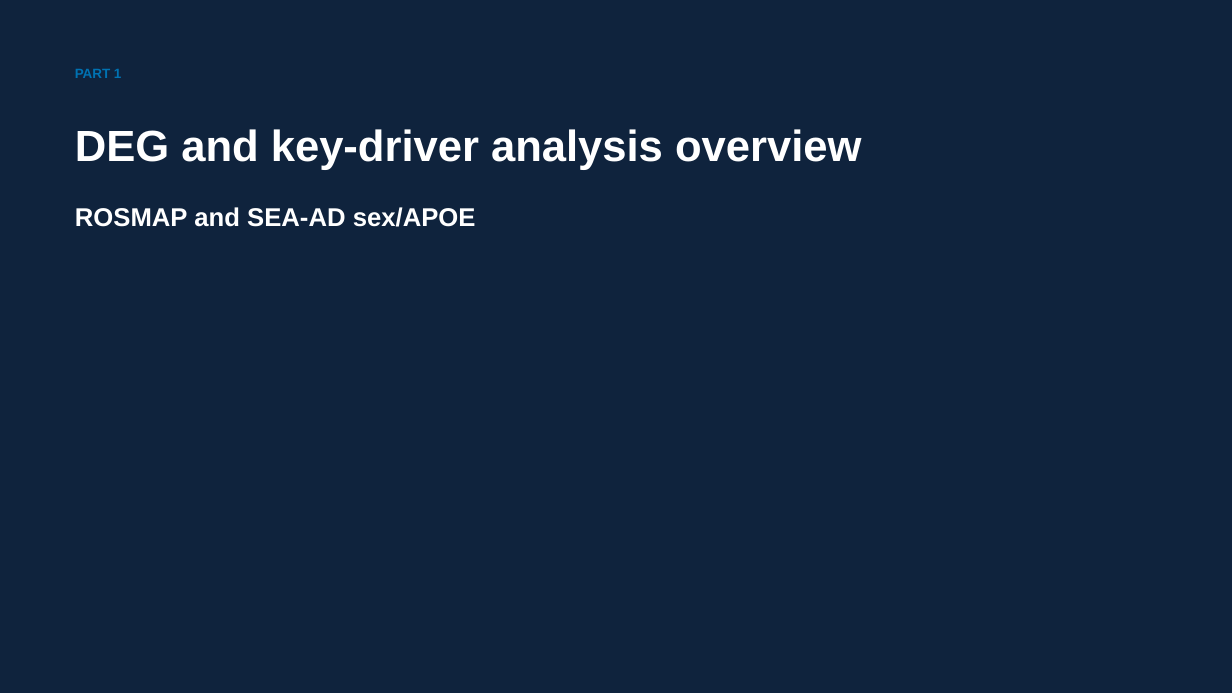
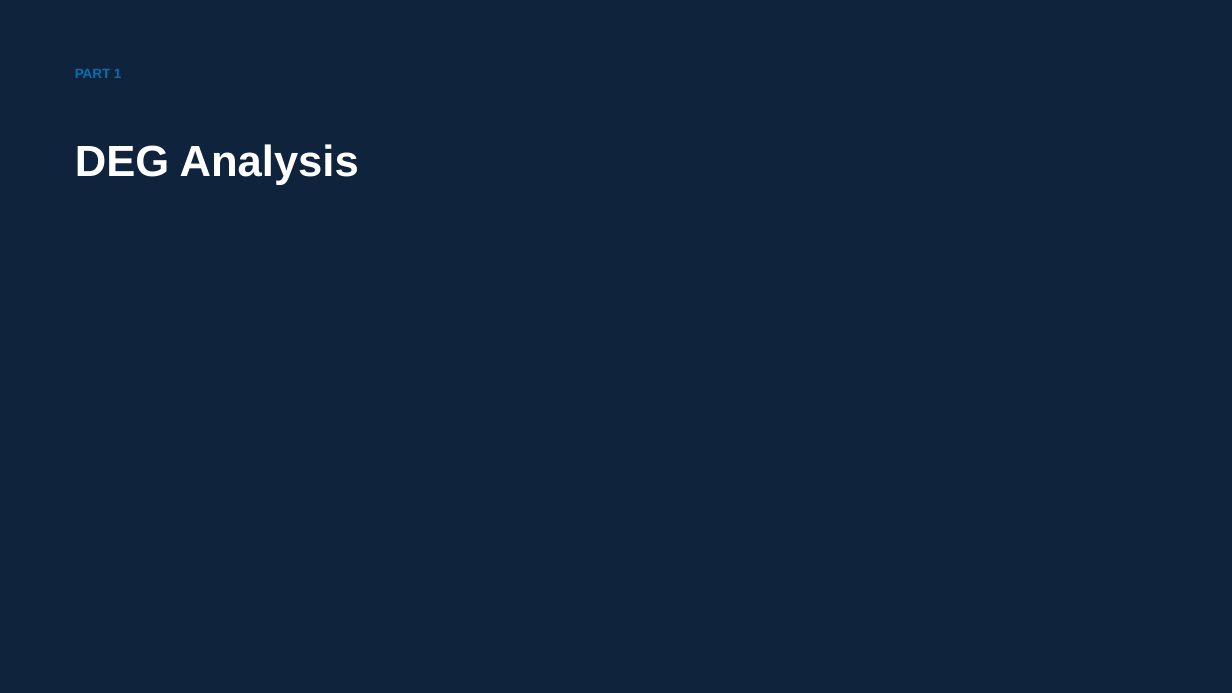
Before and after one commit to ericzhuang2010/alzheimer, a slide deck: slide 2 of docs/presentations/09162026/09162026_sex_apoe_kda_fine_broad.pptx (slide 1 before the commit). Drawn at 1232x693 pixels with LibreOffice and Linux fonts; fonts in the diff are those of the drawing. Boxes give left, top, right and bottom in pixels: in the first picture for what was removed or moved away, otherwise in the second. Text is boxed around its words. In the diff, an @@ line names an element or a change of style, - is before the commit and + after.

```diff
--- a/docs/presentations/09162026/09162026_sex_apoe_kda_fine_broad.pptx
+++ b/docs/presentations/09162026/09162026_sex_apoe_kda_fine_broad.pptx
@@ text at bbox=[75, 144, 359, 185]: text changed @@
-DEG and key-driver analysis overview
-ROSMAP and SEA-AD sex/APOE
+DEG Analysis
```
Also in this commit, not shown: 10 other slides changed, 117 slides added, 30 other files.
